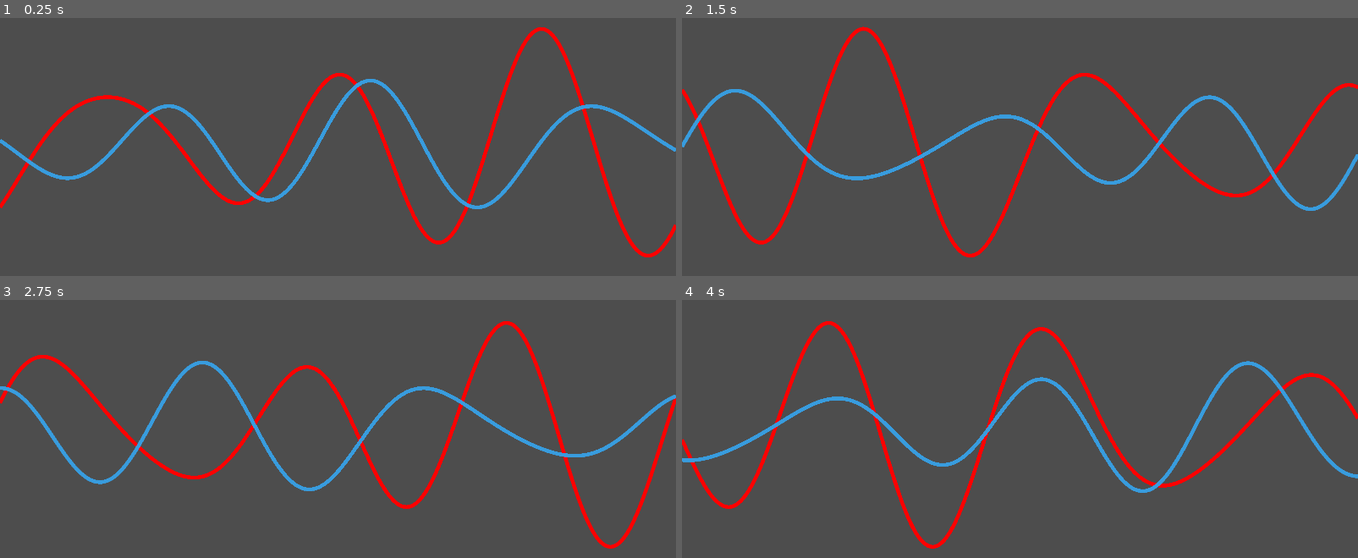
Above: before the commit, frames 1-4 (two rows, left to right).
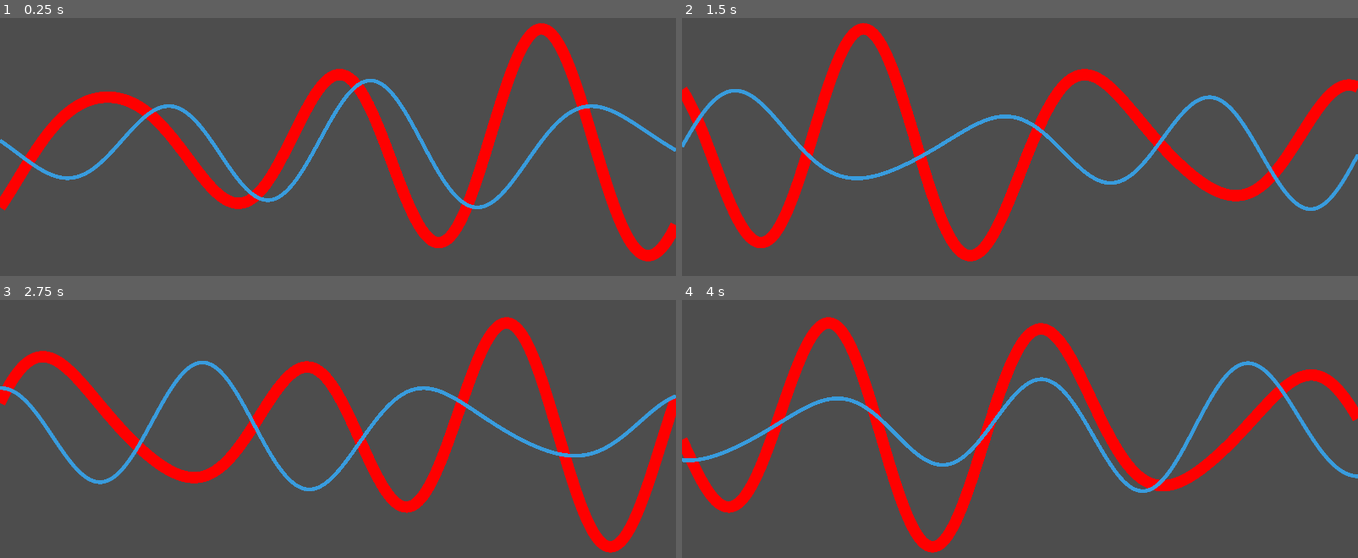
Above: after the commit, the same moments.

Repository: aaronrjackson/ripperdoc
Game: Godot game, scene res://minigames/brainwaves.tscn
Same seed, same stepped clock (60 frames per second), same inputs: the game is played once before the commit and once after it. This scene is started directly instead of the project's main scene.
Inputs:
- Up to frame 1 (0.25 s): no input
- Up to frame 2 (1.5 s): tap Enter at 0.5, 0.6 s; hold Right 0.53-1.28 s; hold Down from 1.28 s (still down); tap Keypad Enter at 1.35 s
- Up to frame 3 (2.75 s): release Down at 2.03 s; hold Right from 2.03 s (still down); tap C at 2.1 s
- Up to frame 4 (4 s): release Right at 2.78 s; hold Up 2.78-3.53 s; tap Backspace at 2.85 s; hold Left from 3.53 s (still down); tap Enter at 3.6 s

The runs differ from the first frame. In frame 1, 5.7% of the frame differs, in the area x 0-100%, y 1-95%; in frame 2, 5.9%; in frame 3, 5.7%; in frame 4, 5.8%.

Commit message:
big updates

Diff:
--- a/minigames/bad_wave.gd
+++ b/minigames/bad_wave.gd
@@ -31,7 +31,7 @@
 		var x = (float(i) / float(p_count - 1)) * w
 		points.append(Vector2(x, h / 2.0 + y))
 	if points.size() > 1:
-		draw_polyline(points, _get_wave_color(), max(1.0, h * 0.01))
+		draw_polyline(points, _get_wave_color(), max(1.0, h * 0.03))
 
 func _get_wave_y(t: float, h: float) -> float:
 	var amp = (GameManager.bad_wave_amp / 100.0) * h * 0.4
--- a/minigames/brainwaves.gd
+++ b/minigames/brainwaves.gd
@@ -1,3 +1,44 @@
 extends Control
 
-@export var commands: Array[String] = ["wave"]
+signal completed
+
+var commands: Array[String] = ["wave"]
+
+func get_tutorial() -> Array[String]:
+	return [
+		"sync the incoming wave to the patient's neural frequency.",
+		"wave amp [num]   --  adjust amplitude",
+		"wave freq [num]  --  adjust frequency",
+	]
+
+func handle_command(cmd: String, args: Array) -> String:
+	if cmd != "wave":
+		return ""
+	if args.size() < 2:
+		return "usage: wave [amp|freq] [num]"
+
+	match args[0]:
+		"amp":
+			if GameManager.amp_lock:
+				return "amplitude already matches -- locked"
+			GameManager.bad_wave_amp += args[1].to_int()
+		"freq":
+			if GameManager.speed_lock:
+				return "frequency already matches -- locked"
+			GameManager.bad_wave_speed += args[1].to_int()
+		_:
+			return "usage: wave [amp|freq] [num]"
+
+	var result = ""
+	if not GameManager.amp_lock and abs(GameManager.good_wave_amp - GameManager.bad_wave_amp) < 5:
+		result += "AMPLITUDE MATCHES -- LOCKED\n"
+		GameManager.amp_lock = true
+	if not GameManager.speed_lock and GameManager.good_wave_speed == GameManager.bad_wave_speed:
+		result += "FREQUENCY MATCHES -- LOCKED\n"
+		GameManager.speed_lock = true
+
+	if GameManager.speed_lock and GameManager.amp_lock:
+		result += "waves successfully synced!"
+		completed.emit()
+
+	return result.strip_edges()
--- a/minigames/port_handshake.gd
+++ b/minigames/port_handshake.gd
@@ -1,4 +1,6 @@
 extends Control
+
+signal completed
 
 var commands: Array[String] = ["ping", "scp"]
 
@@ -9,17 +11,12 @@
 	"77.88", "31.13", "52.84", "13.107", "40.112",
 	"8.8", "1.1", "9.9", "94.140", "176.103"
 ]
-
 const NAMED_ADDRESSES = [
-	# norse
 	"jotunheim.sys", "helheim.net", "bifrost.io", "yggdrasil.local",
-	# corporate/cyberpunk
 	"synthcast.corp", "neurovault.net", "blacksite.io", "greybox.local",
 	"deeplink.corp", "ironveil.net", "nullspace.io", "coldwire.local",
-	# generic tech
 	"darknode.sys", "ghostframe.net", "voidpulse.io", "static.local",
 	"deadchannel.sys", "lostpacket.net", "overflow.io", "kernel.local",
-	# creepy/atmospheric
 	"nowhere.sys", "silence.net", "redroom.io", "basement.local",
 	"unmarked.sys", "forgotten.net", "buried.io", "offline.local"
 ]
@@ -30,10 +27,37 @@
 	GameManager.nodes = _generate_nodes()
 	_display_nodes()
 
+func get_tutorial() -> Array[String]:
+	return [
+		"establish a secure connection to retrieve the driver package.",
+		"ping [address]  --  check if a node is live",
+		"scp [id]@[address]  --  pull driver from a live node",
+	]
+
+func handle_command(cmd: String, args: Array) -> String:
+	match cmd:
+		"ping":
+			if args.is_empty():
+				return "usage: ping <address>"
+			return GameManager.handle_ping(args[0])
+		"scp":
+			if args.is_empty():
+				return "usage: scp <id>@<address>"
+			var parts = args[0].split("@")
+			if parts.size() != 2:
+				return "scp: invalid format. use <id>@<address>"
+			var id = parts[0]
+			var address = parts[1]
+			if GameManager.handle_scp(id, address):
+				completed.emit()
+				return "transfer complete."
+			else:
+				return "scp: connection refused or node not responsive."
+	return ""
+
 func _generate_nodes() -> Array:
 	var result = []
 	var used_addresses: Array = []
-
 	while result.size() < 5:
 		var address: String
 		var attempts = 0
@@ -46,7 +70,6 @@
 				break
 			attempts += 1
 		used_addresses.append(address)
-
 		var id = "%07d" % randi_range(1000000, 9999999)
 		var days_ago = randi_range(0, 365)
 		var unix = Time.get_unix_time_from_system() - (days_ago * 86400)
@@ -54,7 +77,6 @@
 		var date_str = "%02d/%02d/%04d" % [date.month, date.day, date.year]
 		var response_chance = lerp(0.9, 0.05, days_ago / 365.0)
 		var responsive = randf() < response_chance
-
 		result.append({
 			"id": id,
 			"address": address,
@@ -62,7 +84,6 @@
 			"days_ago": days_ago,
 			"responsive": responsive
 		})
-
 	return result
 
 func _display_nodes() -> void:
--- a/terminal.gd
+++ b/terminal.gd
@@ -12,6 +12,7 @@
 var cursor_pos: int = 0
 var input_locked: bool = false
 var in_minigame: bool = false
+var current_minigame: Node = null
 var minigame_commands: Array[String] = ["wave"]
 var saved_output: Array[String] = []
 var current_minigame_driver: String = ""
@@ -255,12 +256,16 @@
 	var cmd = parts[0]
 	var args = parts.slice(1)
 
-	if in_minigame and cmd not in minigame_commands:
-		output.append(cmd + ": not available during install process.")
-		return
-	if not in_minigame and cmd in minigame_commands:
-		output.append(cmd + ": no active install process.")
-		return
+	if in_minigame:
+		if cmd in minigame_commands:
+			var result = current_minigame.handle_command(cmd, args)
+			if result != "":
+				output.append(result)
+			_redraw()
+			return
+		elif cmd not in ["clear", "help", "echo"]:
+			output.append(cmd + ": not available during install process.")
+			return
 
 	match cmd:
 		"help":
@@ -292,7 +297,6 @@
 			if GameManager.current_character == null:
 				output.append("no patient in chair.")
 				return
-
 			output.append("PATIENT: " + GameManager.current_character.character_name)
 			for cyberware in GameManager.current_character.cyberware:
 				output.append("[" + cyberware.manufacturer + "] " + cyberware.device_name)
@@ -300,8 +304,6 @@
 					var status = "installed" if driver.driver_name in GameManager.installed_drivers else "MISSING"
 					output.append("- " + driver.driver_name + " [" + status + "]")
 			output.append("")
-
-			# flash all unique cyberware bodyparts
 			var seen_parts: Array[String] = []
 			for cyberware in GameManager.current_character.cyberware:
 				if cyberware.bodypart != "" and cyberware.bodypart not in seen_parts:
@@ -327,69 +329,8 @@
 					output.append("patient still has missing drivers. run 'scan' to check.")
 					output.append("otherwise, run with --force to forcibly remove patient (NOT RECOMMENDED)")
 					return
-				output.append("you killed them...")
 			GameManager.dismiss_character()
 			GameManager.next_character()
-
-		"wave":
-			if args.size() < 2:
-				output.append("usage: wave [amp/freq] [num]")
-				return
-			match args[0]:
-				"amp":
-					if GameManager.amp_lock:
-						output.append("Amplitude Locked")
-						return
-					GameManager.bad_wave_amp += args[1].to_int()
-				"freq":
-					if GameManager.speed_lock:
-						output.append("Frequency Locked")
-						return
-					GameManager.bad_wave_speed += args[1].to_int()
-				_:
-					output.append("usage: bridge [amp/freq] [num]")
-					return
-			if not GameManager.amp_lock and abs(GameManager.good_wave_amp - GameManager.bad_wave_amp) < 5:
-				output.append("AMPLITUDE LOCK")
-				GameManager.amp_lock = true
-			if not GameManager.speed_lock and GameManager.good_wave_speed == GameManager.bad_wave_speed:
-				output.append("FREQUENCY LOCK")
-				GameManager.speed_lock = true
-
-			if GameManager.speed_lock and GameManager.amp_lock:
-				output.append("Waves Synced")
-				GameManager.install_driver(current_minigame_driver)
-				in_minigame = false
-
-		"ping":
-			if not in_minigame:
-				output.append("ping: no active install process.")
-				return
-			if args.is_empty():
-				output.append("usage: ping <address>")
-				return
-			output.append(GameManager.handle_ping(args[0]))
-
-		"scp":
-			if not in_minigame:
-				output.append("scp: no active install process.")
-				return
-			if args.size() < 1:
-				output.append("usage: scp <id>@<address>")
-				return
-			var command_parts = args[0].split("@")
-			if command_parts.size() != 2:
-				output.append("scp: invalid format. use <id>@<address>")
-				return
-			var id = command_parts[0]
-			var address = command_parts[1]
-			if GameManager.handle_scp(id, address):
-				output.append("transfer complete.")
-				GameManager.install_driver(current_minigame_driver)
-				in_minigame = false
-			else:
-				output.append("scp: connection refused or node not responsive.")
-			_redraw()
 
 		"virus":
 			if args.is_empty():
@@ -399,7 +340,7 @@
 
 		"allocate":
 			if args.is_empty():
-				output.append("usage: allocate [amount]")
+				output.append("usage: allocate [percentage]")
 				return
 			var amount = args[0].to_float()
 			if amount <= 0.0 or amount > 1.0:
@@ -416,7 +357,7 @@
 			if not GameManager.in_vfib:
 				output.append("diagnose: no cardiac anomaly detected.")
 				return
-			output.append("WARNING: ventricular fibrillation detected.")
+			output.append("DIAGNOSIS: ventricular fibrillation detected due to conflicting processes.")
 			output.append("conflicting processes:")
 			for p in GameManager.vfib_processes:
 				output.append("  PID %d  %-30s [%s]" % [p["pid"], p["name"], p["desc"]])
@@ -438,9 +379,8 @@
 				output.append("process terminated. cardiac rhythm stabilizing...")
 			else:
 				if GameManager.is_dead:
-					return # _kill_character already fired
-				output.append("WARNING: wrong process. cardiac event worsening.")
-				output.append("time remaining critical. one attempt left.")
+					return
+				output.append("WARNING: wrong process. cardiac stability worsening.")
 
 		_:
 			output.append("ripSH: '" + cmd + "' not found")
@@ -464,7 +404,7 @@
 			input_locked = false
 
 			if driver.minigame_scene == null:
-				# no minigame; install directly
+				GameManager.install_driver(driver.driver_name)
 				output.append(target + ": installed successfully.")
 				_fade_bodypart(bodypart)
 				_redraw()
@@ -474,11 +414,20 @@
 			var minigame_panel = get_tree().root.get_node("main/Panel/HBoxContainer/VBoxContainer/Minigame/Panel/MarginContainer/Panel/MarginContainer/GamePanel")
 			var minigame: Node = driver.minigame_scene.instantiate()
 			minigame_panel.add_child(minigame)
+			current_minigame = minigame
+
+			# connect completion signal
+			minigame.completed.connect(func():
+				GameManager.install_driver(current_minigame_driver)
+				in_minigame = false
+			)
 
 			saved_output = output.duplicate()
 			output.clear()
 			output.append("--- " + target + " ---")
-			output.append("type 'wave <amp/freq> <num>' to sync.")
+			if minigame.has_method("get_tutorial"):
+				for line in minigame.get_tutorial():
+					output.append(line)
 			output.append("ctrl+c to abort.")
 			output.append("")
 			minigame_commands = minigame.commands.duplicate()
@@ -490,6 +439,7 @@
 				await get_tree().process_frame
 
 			minigame_commands.clear()
+			current_minigame = null
 			output = saved_output.duplicate()
 			_fade_bodypart(bodypart)
 
@@ -549,7 +499,7 @@
 				return
 			GameManager.purge_quarantined()
 			output.append("quarantined processes purged.")
-			# TODO: spike vitals stub
+			GameManager.add_load(0.10)
 		_:
 			output.append("virus: unknown subcommand '" + args[0] + "'")
 
Not shown: 1 places in minigames/port_handshake.tscn that only renumber resources
